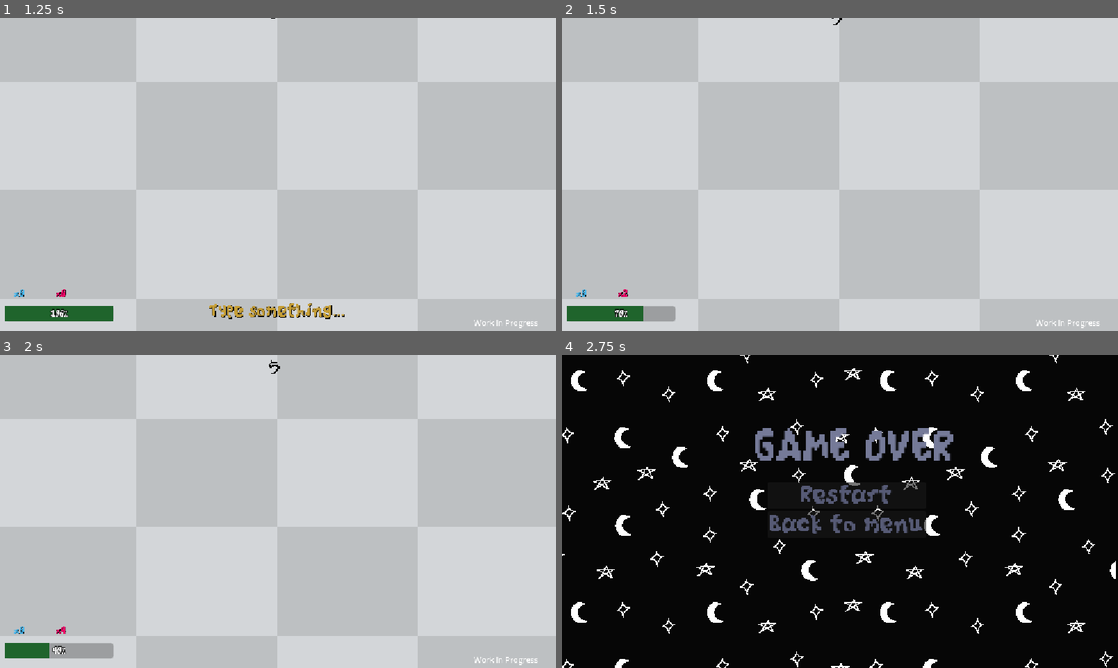
Above: before the commit, frames 1-4 (two rows, left to right).
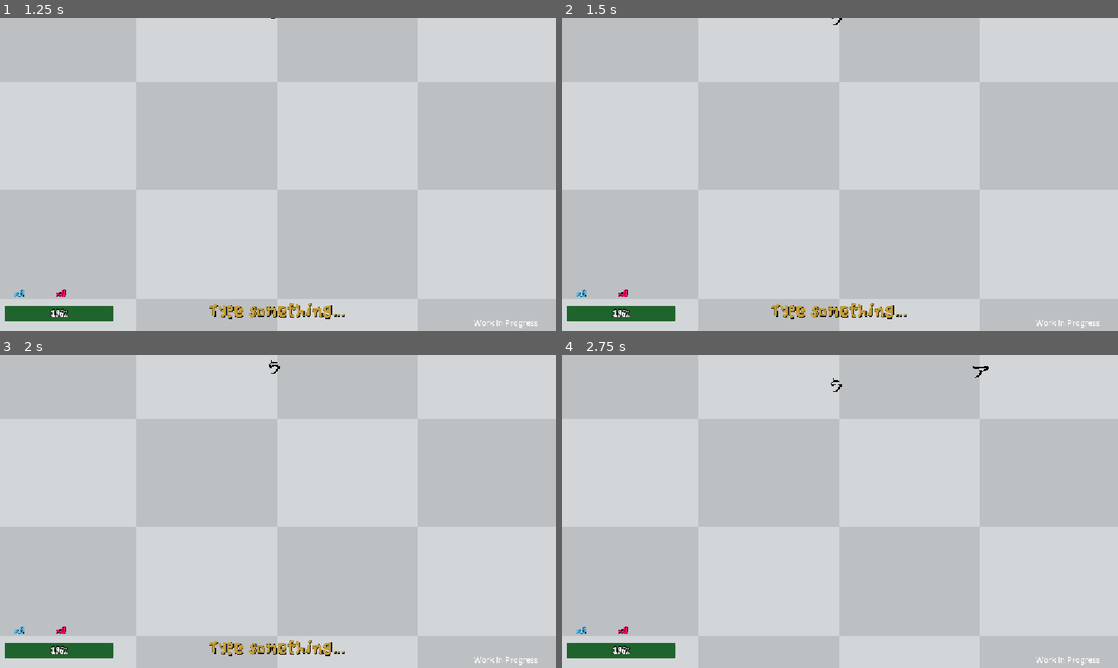
Above: after the commit, the same moments.

Repository: 6iovani/KanaGame
Game: Godot game, scene res://main_menu.tscn
Two runs of this game, one before a commit and one after it. Both use one fixed random seed, a clock stepped at 60 frames per second and the inputs below.
Inputs:
- Up to frame 1 (1.25 s): click "Play" at 0.5 s
- Up to frame 2 (1.5 s): tap Enter (ui_accept) at 1.25 s; tap Keypad Enter at 1.35 s
- Up to frame 3 (2 s): tap Enter (ui_accept) at 1.52, 1.55, 1.82 s
- Up to frame 4 (2.75 s): hold Backspace (ui_text_backspace) from 2.03 s (still down); tap Enter (ui_accept) at 2.1, 2.27, 2.57 s; tap Keypad Enter at 2.3 s

Frame 1 is identical in both runs. In frame 2, 0.9% of the frame differs, in the area x 9-62%, y 86-97%; in frame 3, 1.1%; in frame 4, 100%, in the area x 0-100%, y 0-100%.

Commit message:
fix/improved input validation

Diff:
--- a/player.gd
+++ b/player.gd
@@ -2,30 +2,35 @@
 
 var current_input: String = ""
 var health:float = 100.0
-var current_kana = null
-
 signal press_enter(answer: String)
 signal player_death
 
+
 func _input(event: InputEvent) -> void:
-
 	if event is InputEventKey:
 		if event.pressed and not event.echo:
-			current_input += event.as_text().to_lower()
-			get_node("UI/Label").text = current_input
-			print(current_input)
 
-			if Input.is_action_just_pressed("ui_text_backspace"):
-				current_input = current_input.replace("backspace","")
-				current_input = current_input.substr(0,current_input.length()-1)
-				print("removed last char")
+			var key_text: String = event.as_text().to_lower()
 
-			if Input.is_action_just_pressed("ui_accept"):
-				current_input = current_input.replace("enter","")
+			if key_text.length() == 1 and key_text >= "a" and key_text <= "z":
+				current_input += key_text
+				print(current_input)
+
+			elif event.keycode == KEY_BACKSPACE:
+				if current_input.length() > 0:
+					current_input = current_input.substr(0, current_input.length() - 1)
+					print("removed last char")
+
+			elif event.keycode == KEY_ENTER or event.keycode == KEY_KP_ENTER:
+				if current_input == "":
+					print("input is empty")
+					return
+
 				press_enter.emit(current_input)
 				current_input = ""
 
 			get_node("UI/Label").text = current_input
+
 
 
 func _ready() -> void:
